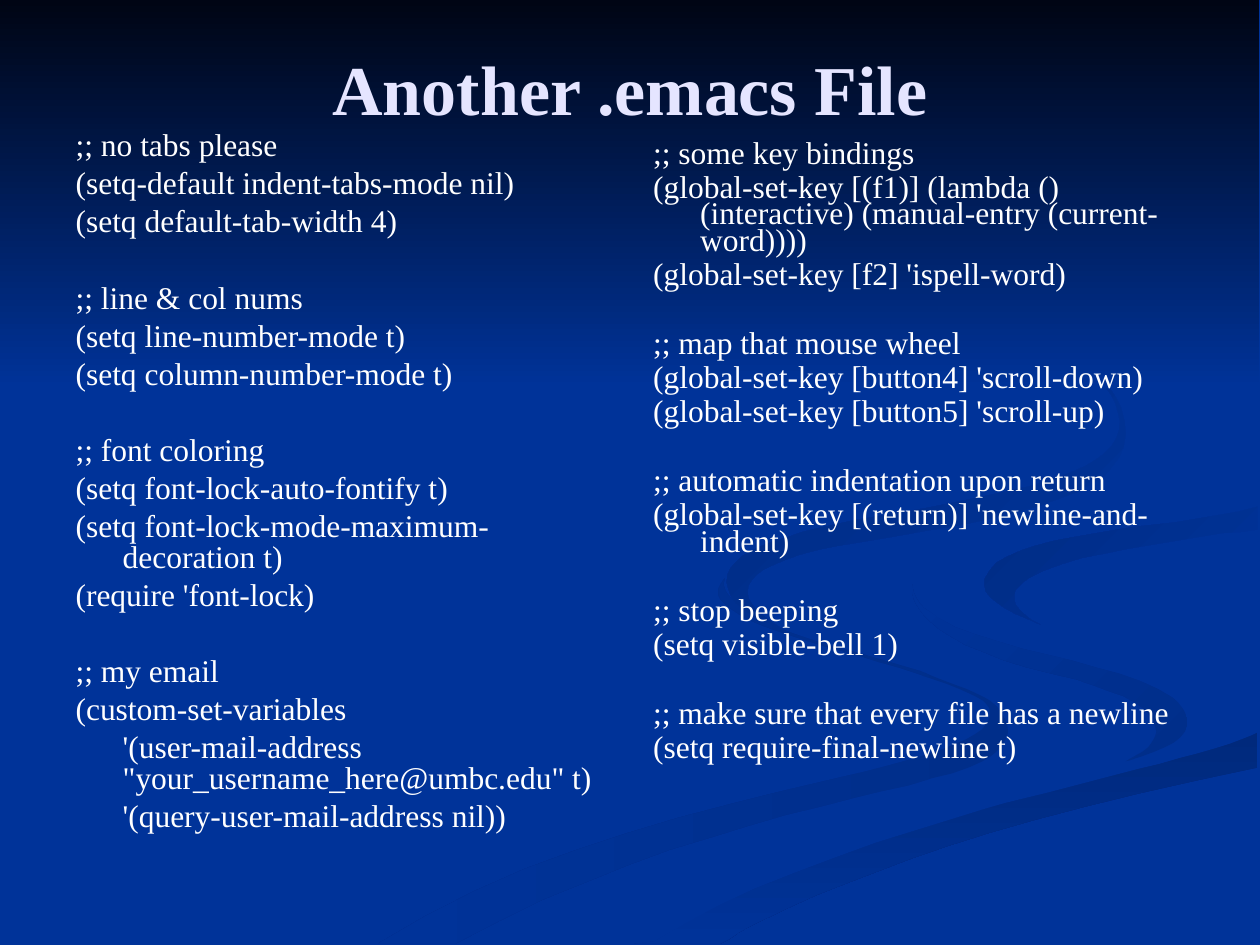
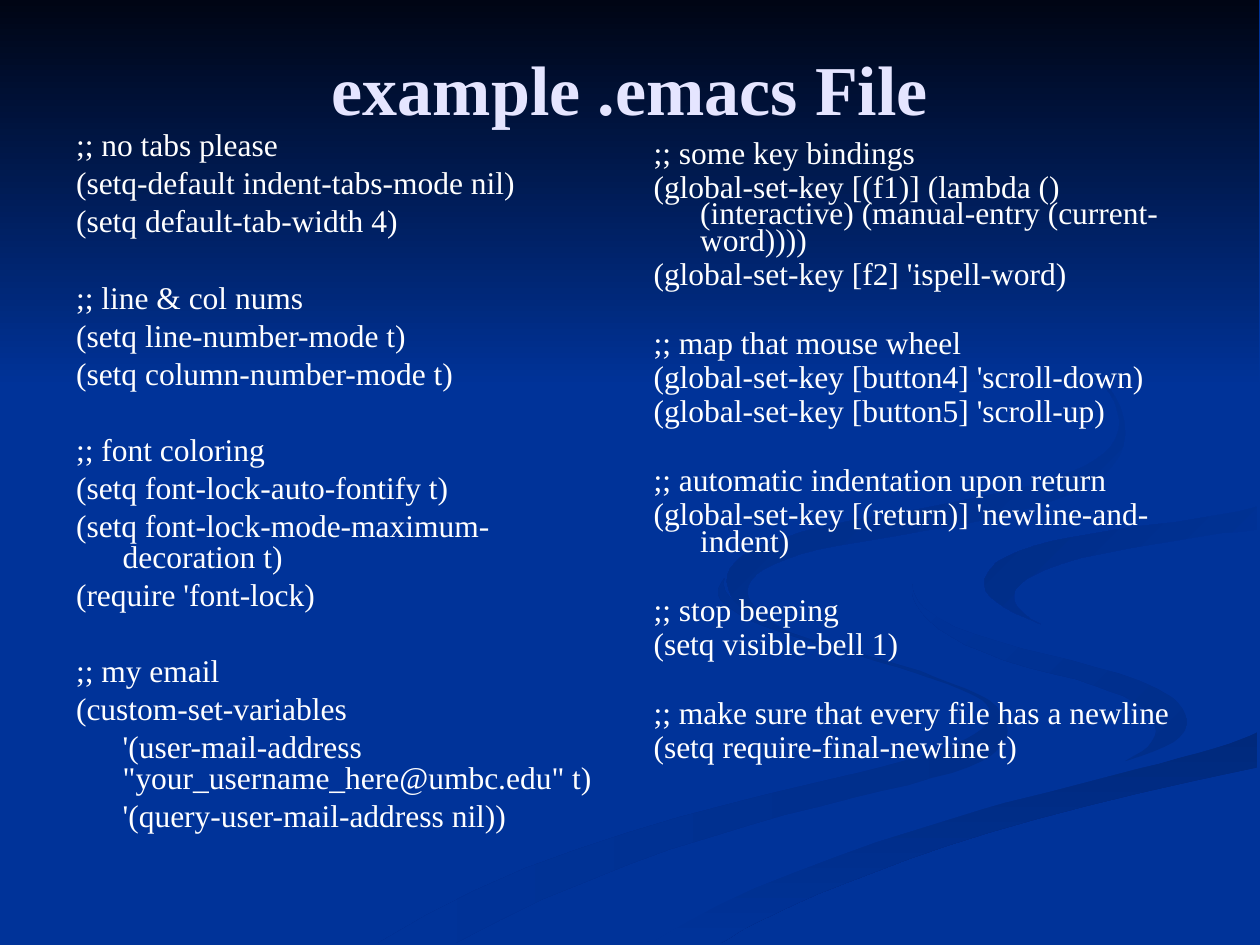
Before and after one commit to vishal-chillal/Emacs-Introduction, a slide deck: slide 13 of em.ppt (slide 8 before the commit). Drawn at 1260x945 pixels with LibreOffice and Linux fonts; fonts in the diff are those of the drawing. Boxes give left, top, right and bottom in pixels: in the first picture for what was removed or moved away, otherwise in the second. Text is boxed around its words. In the diff, an @@ line names an element or a change of style, - is before the commit and + after.

```diff
--- a/em.ppt
+++ b/em.ppt
@@ title at [332, 66, 927, 128]: text changed @@
-Another .emacs File
+example .emacs File
@@ outline redrawn in 3 elements at [378, 578, 1008, 944], [601, 488, 1259, 942], [727, 294, 1125, 629] @@
```
Also in this commit, not shown: 1 other slide changed, 12 slides added, 11 slides removed, 3 other files.
